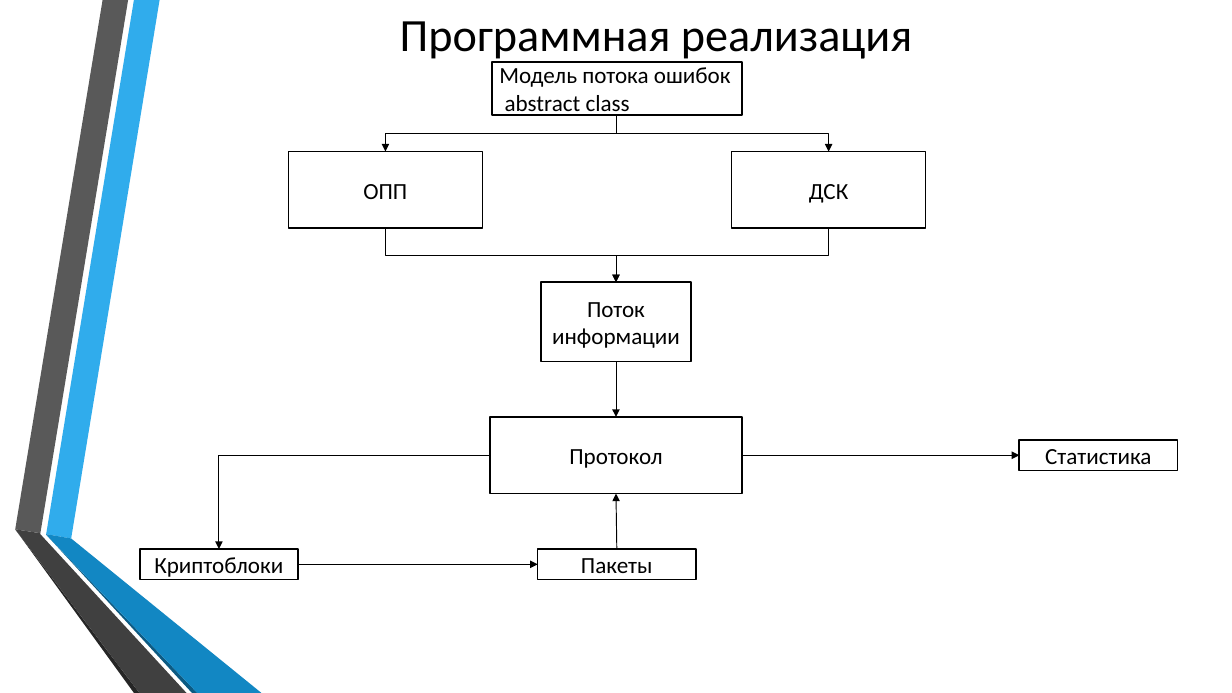
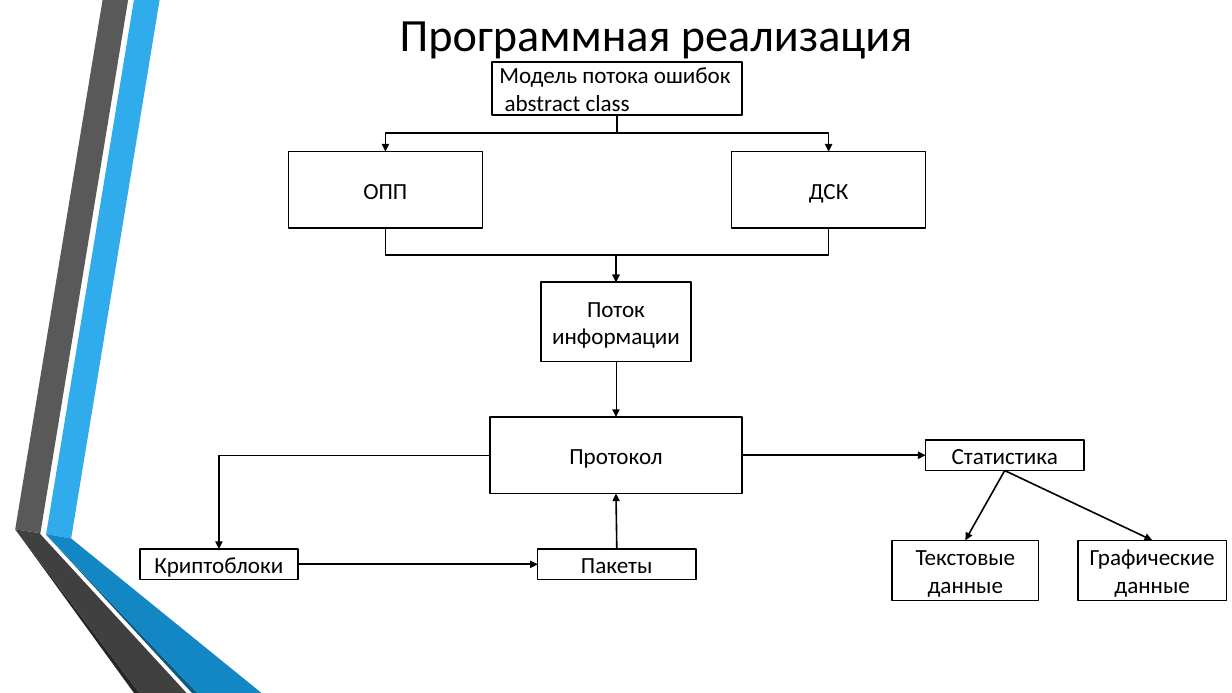
Before and after one commit to poriesto/ModelChannel, a slide deck: slide 9 of Theory/НИР.pptx (slide 8 before the commit). Drawn at 1232x693 pixels with LibreOffice and Linux fonts; fonts in the diff are those of the drawing; background and template pictures are left out. Boxes give left, top, right and bottom in pixels: in the first picture for what was removed or moved away, otherwise in the second. Text is boxed around its words. In the diff, an @@ line names an element or a change of style, - is before the commit and + after.

```diff
--- a/Theory/НИР.pptx
+++ b/Theory/НИР.pptx
@@ rectangle "Статистика" moved from (x1=1019, y1=440, x2=1177, y2=470) to (x1=926, y1=440, x2=1084, y2=470) @@
@@ arrow moved from (742, 456) - (1019, 456) to (742, 456) - (926, 456) @@
@@ arrow (742, 456) - (926, 456): stroke #000000 0.75 pt to #000000 1.25 pt @@
@@ arrow added from (1005, 470) to (966, 541), #000000 1.25 pt @@
@@ arrow added from (1005, 470) to (1153, 541), #000000 1.25 pt @@
@@ arrow (617, 549) - (616, 494): stroke #000000 0.75 pt to #000000 1.25 pt @@
@@ rectangle added at (x1=892, y1=541, x2=1039, y2=601), fill #FFFFFF, outline #000000 1.25 pt, 18 pt, text #000000 @@
+Текстовые данные
@@ rectangle added at (x1=1079, y1=541, x2=1227, y2=601), fill #FFFFFF, outline #000000 1.25 pt, 18 pt, text #000000 @@
+Графические данные
```
Also in this commit, not shown: 2 other slides changed, 3 slides added, 2 slides removed, 8 other files.
